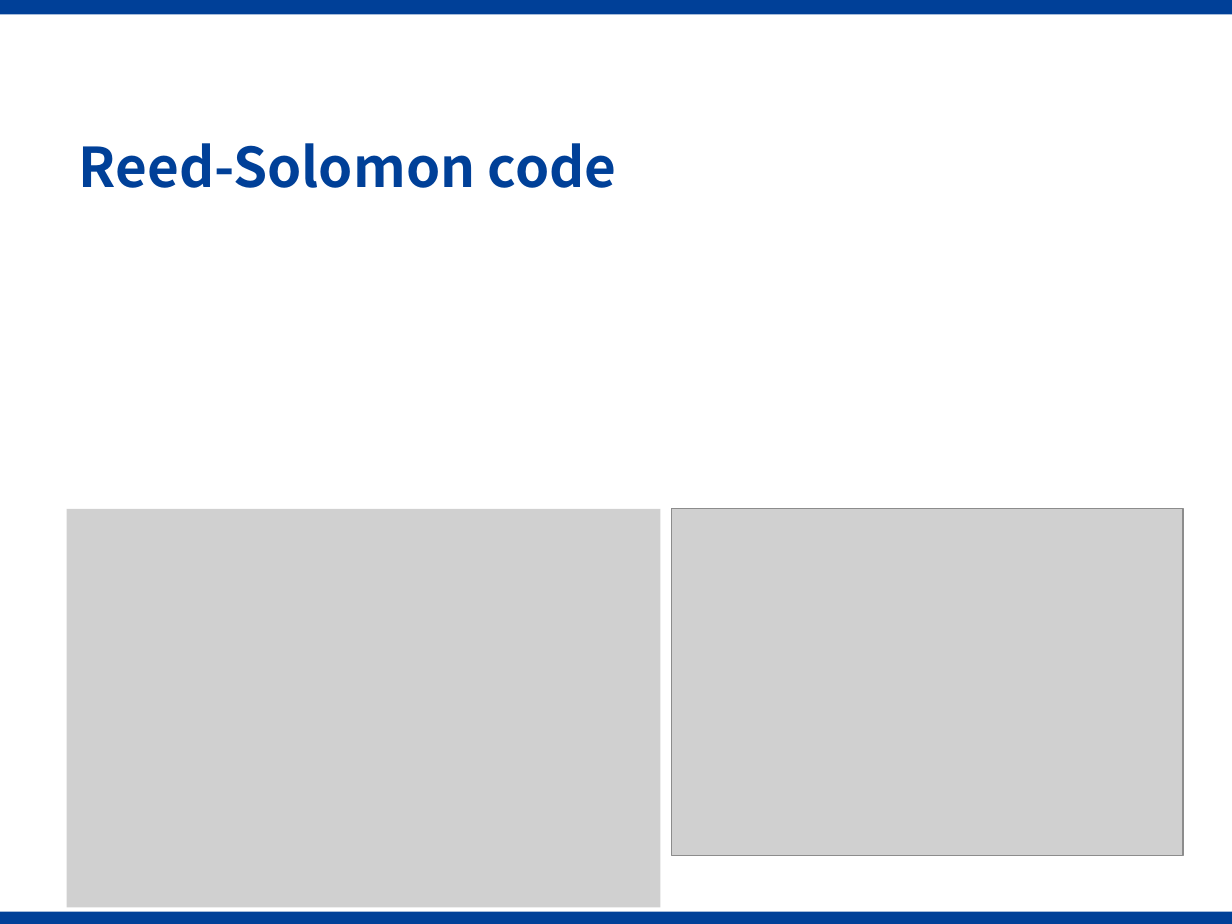
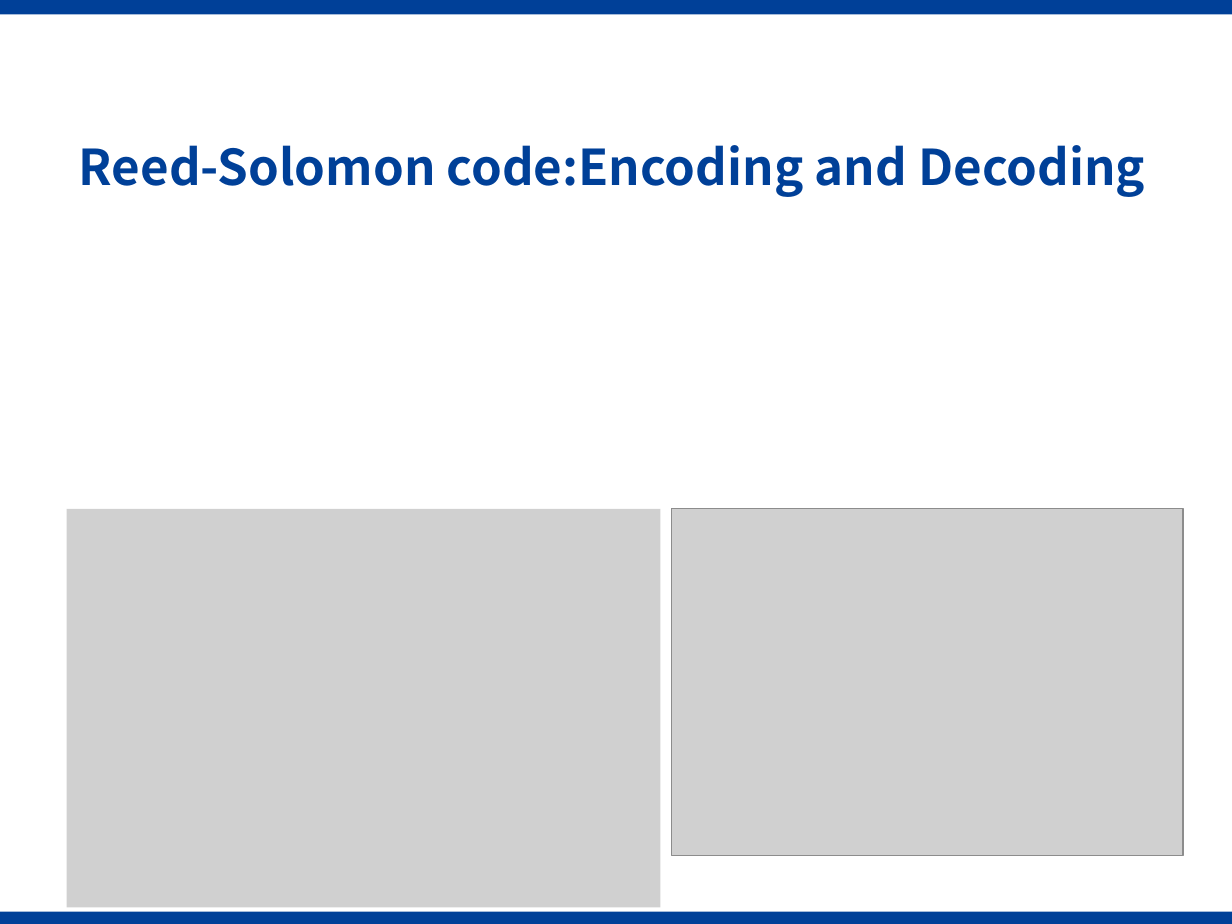
Before and after one commit to Gazer2020/Rectangode, a slide deck: slide 10 of slides.pptx (slide 11 before the commit). Drawn at 1232x924 pixels with LibreOffice and Linux fonts; fonts in the diff are those of the drawing; grey boxes stand for pictures; background and template pictures are left out. Boxes give left, top, right and bottom in pixels: in the first picture for what was removed or moved away, otherwise in the second. Text is boxed around its words. In the diff, an @@ line names an element or a change of style, - is before the commit and + after.

```diff
--- a/slides.pptx
+++ b/slides.pptx
@@ title at box(79, 145, 1145, 197): text changed; size 32 to 28.8 pt @@
-Reed-Solomon code
+Reed-Solomon code:Encoding and Decoding
```
Also in this commit, not shown: 3 other slides changed, 11 slides added, 15 slides removed, 3 other files.
